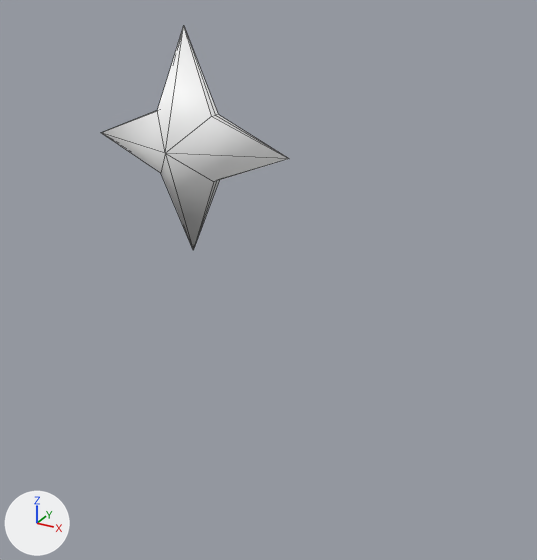
The glTF model my-model.glb, before and after one commit.
One viewpoint serves both versions: a 50 mm camera at (1.039, -1.484, 0.429) aimed at (0.206, 0.029, -0.328). Arrows for +X, +Y and +Z are at lower left; the lights stay in place. The picture after the commit comes second. Mesh edges are drawn as thin lines. Where no turn or scale is listed for an object, it has been applied to the vertices.

The scene before the commit, as lines of its bpy script (objects in view):
```python
me_tube001 = bpy.data.meshes.new('Tube001')
me_tube001.from_pydata(...)  # 18 vertices, 32 faces; spans x -0.277..0.277, y -0.097..0.097, z -0.277..0.277
me_tube001.materials.append(mat_default_material)  # white #ffffff
ob_tube001 = bpy.data.objects.new('Tube001', me_tube001)
ob_tube001.location = (0.0, 0.0, 0.0)
```
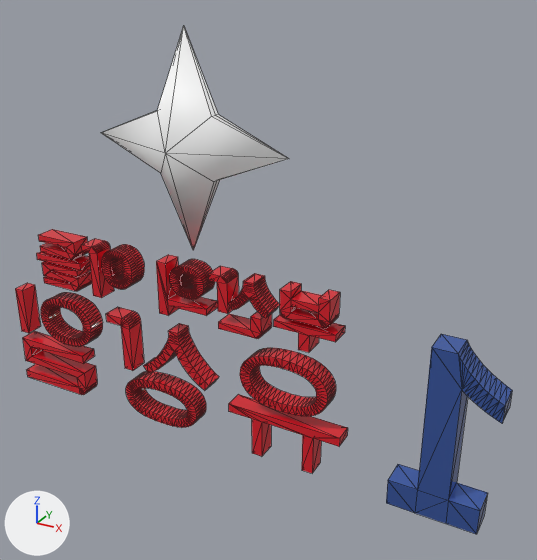
The newer file is also turned or shifted as a whole; pictures and numbers use the older file's frame.

Edits to the bpy script that builds the scene:
```text
Add mat_num1_material:
    mat_num1_material = principled_material('num1_Material')
    mat_num1_material.base_color = (0.708, 0.0115, 0.0228)  # red #db1c2a
    mat_num1_material.roughness = 0.0
Add mat_name1_material:
    mat_name1_material = principled_material('name1_Material')
    mat_name1_material.base_color = (0.0764, 0.16, 0.545)  # blue #4e6fc3
    mat_name1_material.metallic = 0.57
    mat_name1_material.roughness = 0.0
Add me_textplus002:
    me_textplus002.from_pydata(...)  # 1464 vertices, 2872 faces; spans x -1.078..0.0, y 0.0..0.055, z -0.029..0.48
    me_textplus002.materials.append(mat_num1_material)  # red #db1c2a
Add me_textplus001:
    me_textplus001.from_pydata(...)  # 70 vertices, 136 faces; spans x 0.578..0.823, y -0.036..0.036, z -0.229..0.229
    me_textplus001.materials.append(mat_name1_material)  # blue #4e6fc3
Add ob_textplus002:
    ob_textplus002 = bpy.data.objects.new('TextPlus002', me_textplus002)
    ob_textplus002.location = (0.453, -0.054, -0.781)
Add ob_textplus001:
    ob_textplus001 = bpy.data.objects.new('TextPlus001', me_textplus001)
    ob_textplus001.location = (0.007, -0.018, -0.591)
```

Changed parts and their boxes (x1, y1, x2, y2) in the pictures (537 x 560 px):
'TextPlus002', added (red)
    after: (15, 229, 348, 473)
'TextPlus001', added (blue)
    after: (386, 334, 512, 534)
